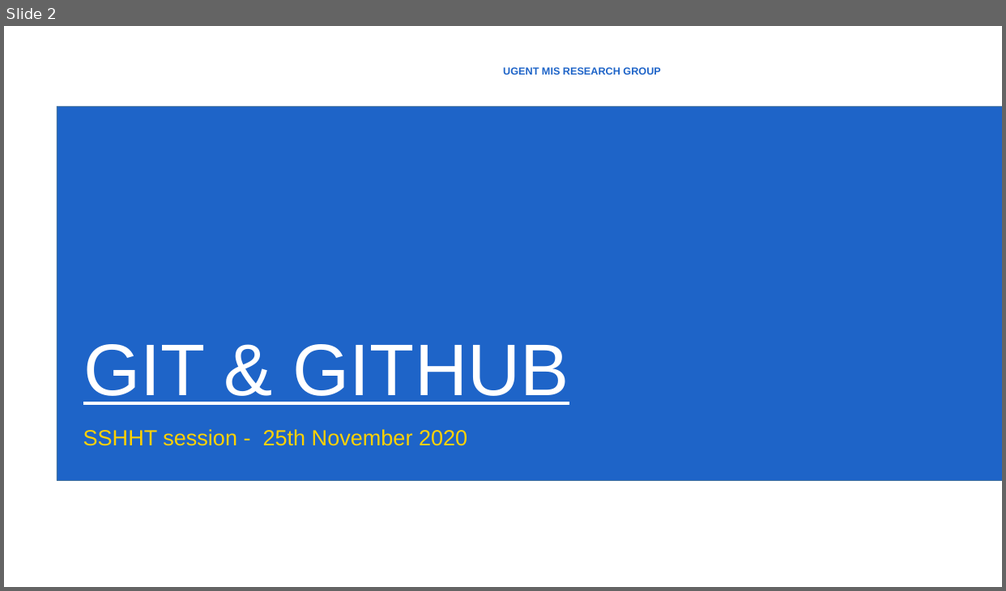
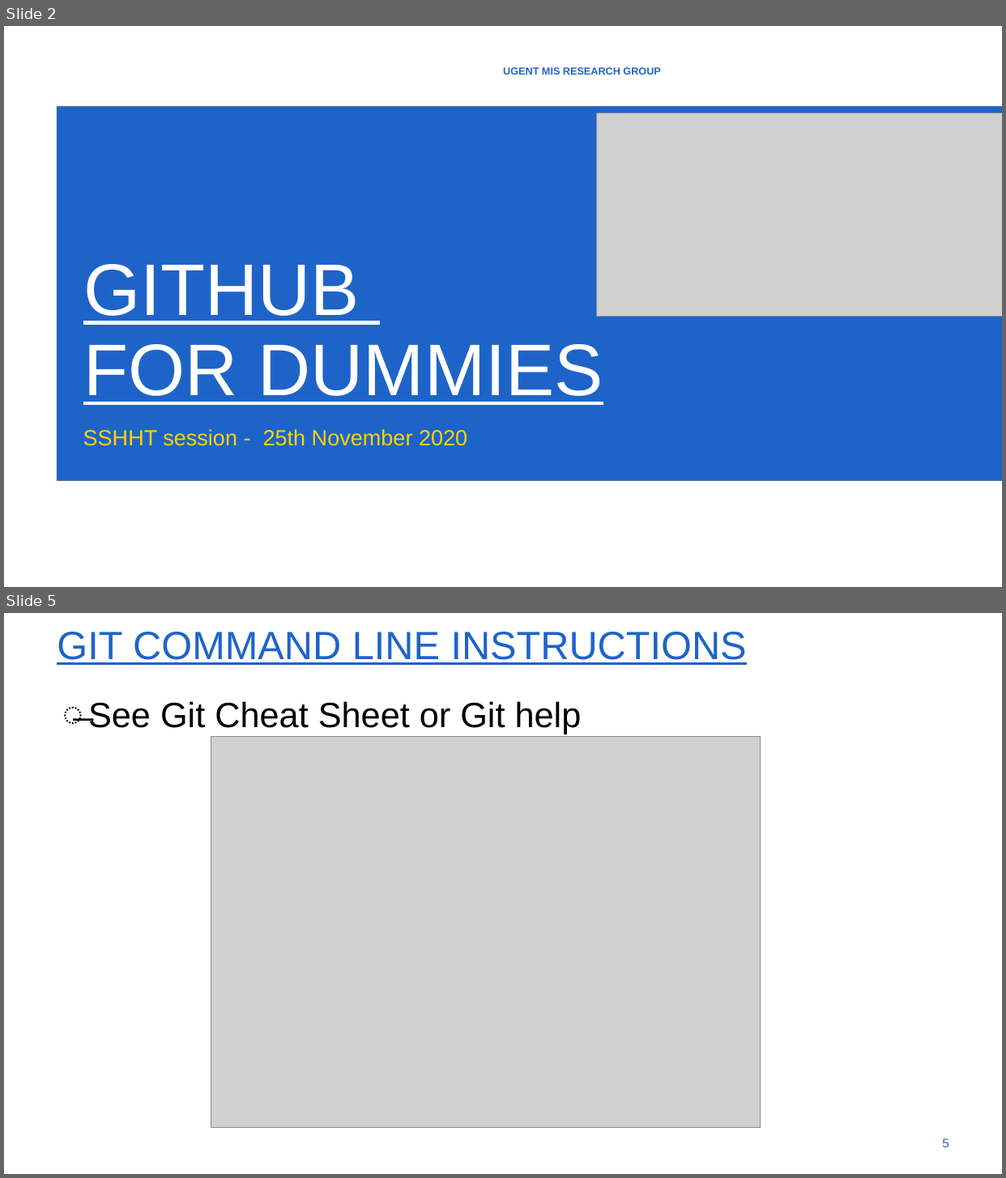
Before and after one commit to Qisi-Zhang/SSHTsessie, a slide deck: SSHTGithub.pptx. Shown one above the other, each under a label of ours: slide 2 before the commit, slides 2 and 5 after it; the slides between them are not shown. The pictures are 1006x591 and 1006x1178 pixels, drawn with LibreOffice and Linux fonts; fonts in the diff are those of the drawing; grey boxes stand for pictures; background and template pictures are left out. Boxes give left, top, right and bottom in pixels: in the first picture for what was removed or moved away, otherwise in the second. Text is boxed around its words. In the diff, an @@ line names an element or a change of style, - is before the commit and + after.

```diff
--- a/SSHTGithub.pptx
+++ b/SSHTGithub.pptx
@@ slide 5 added at [4,613,1002,1174], background #FFFFFF @@
@@ title added at [57,632,747,665], 54 pt, text #1E64C8, underline @@
+GIT COMMAND LINE INSTRUCTIONS
@@ text added at [88,701,582,735], 48 pt, text #000000 @@
+̶ See Git Cheat Sheet or Git help
@@ picture added at [211,737,760,1128] @@
@@ page number added at [942,1139,949,1148], 17.1 pt, text #1E64C8 @@
+5
@@ slide 2 changed as well @@
@@ picture added at [597,113,1002,316] @@
@@ title at [83,264,603,405]: text changed @@
-GIT & GITHUB
+GITHUB
+FOR DUMMIES
```
Also in this commit, not shown: 4 other slides changed, 5 other slides added, 2 slides removed.
